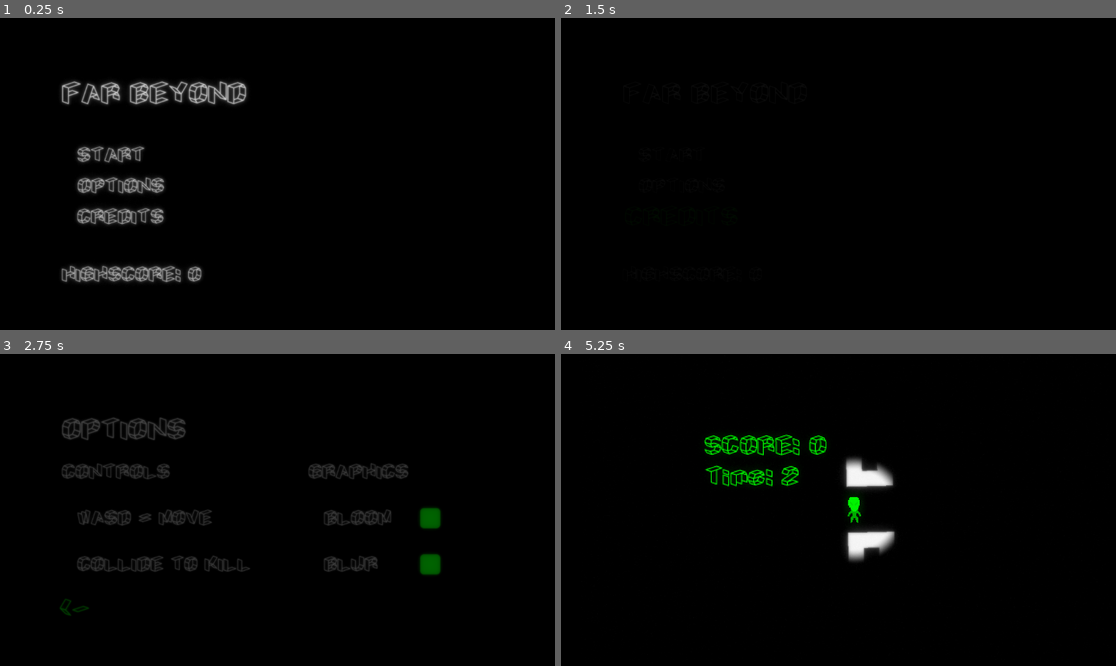
Above: before the commit, frames 1-4 (two rows, left to right).
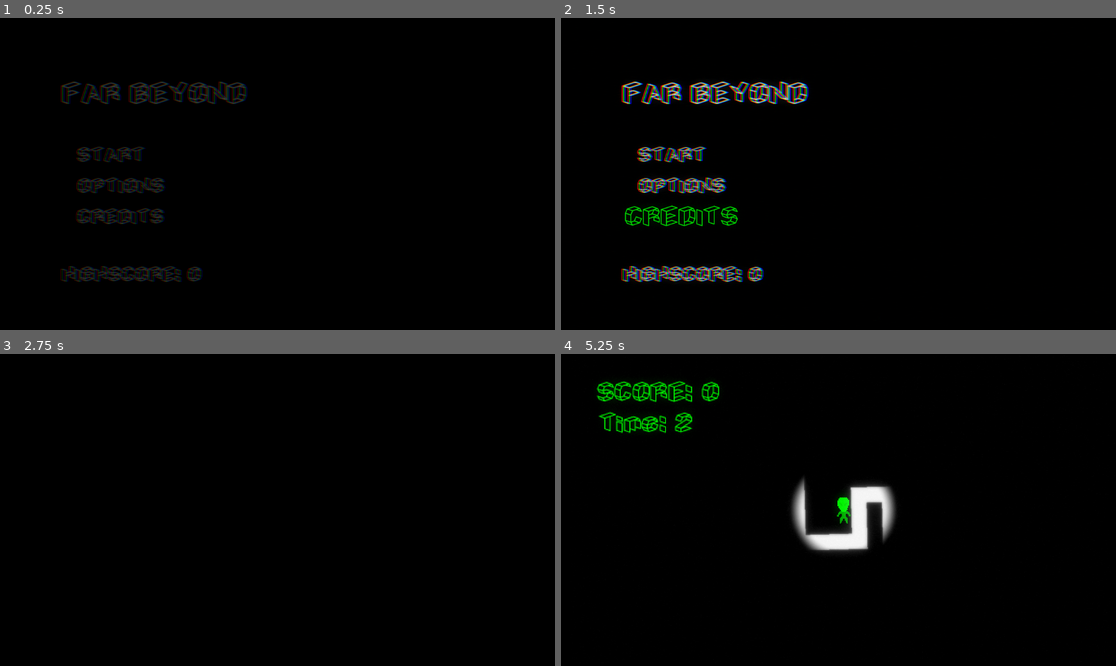
Above: after the commit, the same moments.

Repository: yokai0baka/far-beyond
Game: Godot game, scene res://scenes/levels/menu.tscn
Two runs of this game, one before a commit and one after it. Both use one fixed random seed, a clock stepped at 60 frames per second and the inputs below. The engine's default icon, where the game draws it, is replaced by a stand-in: a white triangle on a blue panel in a dark square.
Inputs (mouse positions are in pixels of both pictures, inside the frame that each line leads up to):
- Up to frame 1 (0.25 s): no input
- Up to frame 2 (1.5 s): click "OPTIONS" at 0.5 s; click "CREDITS" at 1.25 s
- Up to frame 3 (2.75 s): click "<-" at 2 s
- Up to frame 4 (5.25 s): click (1038, 609) at 2.77 s; click "START" at 3.5 s; click "START" at 4.25 s; tap Enter (Reset) at 5 s; move the mouse to (960, 494) at 5.02 s; hold D (Right) from 5.03 s (still down)

The runs differ from the first frame. In frame 1, 5.0% of the frame differs, in the area x 10-45%, y 20-85%; in frame 2, 4.4%; in frame 3, 3.3%; in frame 4, 5.9%, in the area x 6-61%, y 8-67%.

Commit message:
Bug fixes and another improvement on combat

Diff:
--- a/global/scenes/vfx.tscn
+++ b/global/scenes/vfx.tscn
@@ -2,6 +2,7 @@
 
 [ext_resource type="Shader" uid="uid://b3qxcd856ldrb" path="res://shaders/blur.gdshader" id="1_8u5de"]
 [ext_resource type="Script" uid="uid://cuilg5yqqf3ux" path="res://global/scripts/vfx.gd" id="1_hky1n"]
+[ext_resource type="Shader" uid="uid://b5u5d6ipxf7g1" path="res://shaders/chromatic_aberration.gdshader" id="3_r3ff7"]
 
 [sub_resource type="Environment" id="Environment_hky1n"]
 background_mode = 3
@@ -13,6 +14,12 @@
 [sub_resource type="ShaderMaterial" id="ShaderMaterial_o5l0w"]
 shader = ExtResource("1_8u5de")
 shader_parameter/blur_amount = 1.50000007125
+
+[sub_resource type="ShaderMaterial" id="ShaderMaterial_hhibl"]
+shader = ExtResource("3_r3ff7")
+shader_parameter/r_displacement = Vector2(3, 0)
+shader_parameter/g_displacement = Vector2(0, 0)
+shader_parameter/b_displacement = Vector2(-3, 0)
 
 [node name="VFX" type="Node" unique_id=275786583]
 script = ExtResource("1_hky1n")
@@ -27,3 +34,11 @@
 offset_top = -20.0
 offset_right = 1169.0
 offset_bottom = 659.0
+
+[node name="ChromaticAberration" type="ColorRect" parent="." unique_id=1592132908]
+material = SubResource("ShaderMaterial_hhibl")
+offset_left = -22.0
+offset_top = -20.0
+offset_right = 1167.0
+offset_bottom = 659.0
+color = Color(0, 0, 0, 1)
--- a/global/scripts/global.gd
+++ b/global/scripts/global.gd
@@ -10,11 +10,13 @@
 
 var bloom_active = true
 var blur_active = true
+var ca_active = true
 
 func _process(delta: float) -> void:
 	check_score()
 	time += delta
 
+# Manage score and highscore values
 func check_score():
 	if score > high_score:
 		high_score = score
--- a/global/scripts/vfx.gd
+++ b/global/scripts/vfx.gd
@@ -2,7 +2,9 @@
 
 @onready var bloom: WorldEnvironment = $Bloom
 @onready var blur: ColorRect = $Blur
+@onready var ca: ColorRect = $ChromaticAberration
 
+# Change VFX visibility
 func _process(_delta: float) -> void:
 	if Global.bloom_active:
 		bloom.environment.glow_bloom = true
@@ -13,3 +15,8 @@
 		blur.visible = true
 	else:
 		blur.visible = false
+
+	if Global.ca_active:
+		ca.visible = true
+	else:
+		ca.visible = false
--- a/scenes/levels/main.tscn
+++ b/scenes/levels/main.tscn
@@ -97,7 +97,7 @@
 
 [node name="Player" parent="." unique_id=849415694 instance=ExtResource("1_72ix8")]
 z_index = 1
-position = Vector2(212, 504)
+position = Vector2(214, 551)
 
 [node name="Enemy" parent="." unique_id=1246730130 instance=ExtResource("2_y0acb")]
 position = Vector2(360, 500)
--- a/scenes/levels/options.tscn
+++ b/scenes/levels/options.tscn
@@ -126,28 +126,39 @@
 [node name="List2" type="Label" parent="." unique_id=1081550512]
 offset_left = 672.0
 offset_top = 320.0
-offset_right = 832.0
-offset_bottom = 461.0
+offset_right = 908.0
+offset_bottom = 557.0
 text = "BLOOM
 
-BLUR"
+BLUR
+
+CHROMATIC"
 label_settings = SubResource("LabelSettings_pbjkc")
 
 [node name="ButtonBloom" type="Button" parent="." unique_id=1912477235]
 modulate = Color(0, 1, 0, 1)
-offset_left = 864.0
+offset_left = 960.0
 offset_top = 312.0
-offset_right = 922.0
+offset_right = 1018.0
 offset_bottom = 370.0
 icon = ExtResource("4_pbjkc")
 flat = true
 
 [node name="ButtonBlur" type="Button" parent="." unique_id=1348641839]
 modulate = Color(0, 1, 0, 1)
-offset_left = 864.0
+offset_left = 960.0
 offset_top = 408.0
-offset_right = 922.0
+offset_right = 1018.0
 offset_bottom = 466.0
+icon = ExtResource("4_pbjkc")
+flat = true
+
+[node name="ButtonChromatic" type="Button" parent="." unique_id=2076058098]
+modulate = Color(0, 1, 0, 1)
+offset_left = 960.0
+offset_top = 504.0
+offset_right = 1018.0
+offset_bottom = 562.0
 icon = ExtResource("4_pbjkc")
 flat = true
 
@@ -178,6 +189,7 @@
 
 [connection signal="pressed" from="ButtonBloom" to="." method="_on_button_bloom_pressed"]
 [connection signal="pressed" from="ButtonBlur" to="." method="_on_button_blur_pressed"]
+[connection signal="pressed" from="ButtonChromatic" to="." method="_on_button_chromatic_pressed"]
 [connection signal="mouse_entered" from="ButtonBack" to="." method="_on_button_back_mouse_entered"]
 [connection signal="mouse_exited" from="ButtonBack" to="." method="_on_button_back_mouse_exited"]
 [connection signal="pressed" from="ButtonBack" to="." method="_on_button_back_pressed"]
--- a/scenes/npcs/enemy.tscn
+++ b/scenes/npcs/enemy.tscn
@@ -5,6 +5,8 @@
 [ext_resource type="Script" uid="uid://blw3iukyg61xk" path="res://scripts/states/state_machine.gd" id="3_kc8xr"]
 [ext_resource type="Script" uid="uid://r06cggvbmi5f" path="res://scripts/states/enemy/enemy_idle.gd" id="4_tj0q7"]
 [ext_resource type="Script" uid="uid://c60devy7f1h3k" path="res://scripts/states/enemy/enemy_follow.gd" id="5_d7yn8"]
+[ext_resource type="Texture2D" uid="uid://n2etsfsr2844" path="res://assets/sprites/white-circle-border.png" id="6_t5s0c"]
+[ext_resource type="Texture2D" uid="uid://c73hoa205p4cr" path="res://assets/sprites/full-circle.png" id="7_l0lj6"]
 
 [sub_resource type="RectangleShape2D" id="RectangleShape2D_1ebcy"]
 size = Vector2(28, 30)
@@ -15,11 +17,86 @@
 [sub_resource type="CircleShape2D" id="CircleShape2D_t5s0c"]
 radius = 69.065186
 
+[sub_resource type="Animation" id="Animation_18hev"]
+length = 0.001
+tracks/0/type = "value"
+tracks/0/imported = false
+tracks/0/enabled = true
+tracks/0/path = NodePath("Fill:visible")
+tracks/0/interp = 1
+tracks/0/loop_wrap = true
+tracks/0/keys = {
+"times": PackedFloat32Array(0),
+"transitions": PackedFloat32Array(1),
+"update": 1,
+"values": [false]
+}
+tracks/1/type = "value"
+tracks/1/imported = false
+tracks/1/enabled = true
+tracks/1/path = NodePath("Fill:scale")
+tracks/1/interp = 1
+tracks/1/loop_wrap = true
+tracks/1/keys = {
+"times": PackedFloat32Array(0),
+"transitions": PackedFloat32Array(1),
+"update": 0,
+"values": [Vector2(0, 0)]
+}
+
+[sub_resource type="Animation" id="Animation_l0lj6"]
+resource_name = "prepare_attack"
+length = 0.5
+tracks/0/type = "value"
+tracks/0/imported = false
+tracks/0/enabled = true
+tracks/0/path = NodePath("Fill:visible")
+tracks/0/interp = 1
+tracks/0/loop_wrap = true
+tracks/0/keys = {
+"times": PackedFloat32Array(0),
+"transitions": PackedFloat32Array(1),
+"update": 1,
+"values": [true]
+}
+tracks/1/type = "value"
+tracks/1/imported = false
+tracks/1/enabled = true
+tracks/1/path = NodePath("Fill:scale")
+tracks/1/interp = 1
+tracks/1/loop_wrap = true
+tracks/1/keys = {
+"times": PackedFloat32Array(0, 0.5),
+"transitions": PackedFloat32Array(1, 1),
+"update": 0,
+"values": [Vector2(0, 0), Vector2(0.06383909, 0.06383909)]
+}
+tracks/2/type = "method"
+tracks/2/imported = false
+tracks/2/enabled = true
+tracks/2/path = NodePath("..")
+tracks/2/interp = 1
+tracks/2/loop_wrap = true
+tracks/2/keys = {
+"times": PackedFloat32Array(0.5),
+"transitions": PackedFloat32Array(1),
+"values": [{
+"args": [],
+"method": &"trigger_attack"
+}]
+}
+
+[sub_resource type="AnimationLibrary" id="AnimationLibrary_18hev"]
+_data = {
+&"RESET": SubResource("Animation_18hev"),
+&"prepare_attack": SubResource("Animation_l0lj6")
+}
+
 [node name="Enemy" type="CharacterBody2D" unique_id=1246730130 groups=["Enemy"]]
-modulate = Color(0, 0.5176471, 1, 1)
 script = ExtResource("1_wk5vr")
 
 [node name="Sprite2D" type="Sprite2D" parent="." unique_id=788978003]
+modulate = Color(0, 0.08626795, 1, 1)
 scale = Vector2(0.25, 0.25)
 texture = ExtResource("1_1ebcy")
 
@@ -40,9 +117,9 @@
 enemy = NodePath("../..")
 metadata/_custom_type_script = "uid://c60devy7f1h3k"
 
-[node name="Area2D" type="Area2D" parent="." unique_id=1740708417]
+[node name="Deathzone" type="Area2D" parent="." unique_id=1740708417]
 
-[node name="CollisionShape2D" type="CollisionShape2D" parent="Area2D" unique_id=1706284542]
+[node name="CollisionShape2D" type="CollisionShape2D" parent="Deathzone" unique_id=1706284542]
 shape = SubResource("CircleShape2D_d7yn8")
 
 [node name="Killzone" type="Area2D" parent="." unique_id=662627938]
@@ -50,7 +127,20 @@
 [node name="CollisionShape2D" type="CollisionShape2D" parent="Killzone" unique_id=312839433]
 shape = SubResource("CircleShape2D_t5s0c")
 
-[connection signal="body_entered" from="Area2D" to="." method="_on_area_2d_body_entered"]
-[connection signal="body_exited" from="Area2D" to="." method="_on_area_2d_body_exited"]
+[node name="AnimationPlayer" type="AnimationPlayer" parent="Killzone" unique_id=54149071]
+libraries/ = SubResource("AnimationLibrary_18hev")
+
+[node name="Border" type="Sprite2D" parent="Killzone" unique_id=1710279670]
+modulate = Color(1, 0, 0, 1)
+scale = Vector2(0.073, 0.07299999)
+texture = ExtResource("6_t5s0c")
+
+[node name="Fill" type="Sprite2D" parent="Killzone" unique_id=148593475]
+visible = false
+modulate = Color(1, 0, 0, 0.39215687)
+scale = Vector2(1e-05, 1e-05)
+texture = ExtResource("7_l0lj6")
+
+[connection signal="body_entered" from="Deathzone" to="." method="_on_deathzone_body_entered"]
 [connection signal="body_entered" from="Killzone" to="." method="_on_killzone_body_entered"]
 [connection signal="body_exited" from="Killzone" to="." method="_on_killzone_body_exited"]
--- a/scenes/player/player.tscn
+++ b/scenes/player/player.tscn
@@ -25,6 +25,30 @@
 "update": 0,
 "values": [0.0250000011875]
 }
+tracks/1/type = "value"
+tracks/1/imported = false
+tracks/1/enabled = true
+tracks/1/path = NodePath(".:material:shader_parameter/penumbra")
+tracks/1/interp = 1
+tracks/1/loop_wrap = true
+tracks/1/keys = {
+"times": PackedFloat32Array(0),
+"transitions": PackedFloat32Array(1),
+"update": 0,
+"values": [0.05]
+}
+tracks/2/type = "value"
+tracks/2/imported = false
+tracks/2/enabled = true
+tracks/2/path = NodePath("../../GPUParticles2D:emitting")
+tracks/2/interp = 1
+tracks/2/loop_wrap = true
+tracks/2/keys = {
+"times": PackedFloat32Array(0),
+"transitions": PackedFloat32Array(1),
+"update": 1,
+"values": [false]
+}
 
 [sub_resource type="Animation" id="Animation_p47bc"]
 resource_name = "idle"
@@ -51,7 +75,7 @@
 tracks/0/interp = 1
 tracks/0/loop_wrap = true
 tracks/0/keys = {
-"times": PackedFloat32Array(0, 0.5, 2.4666667),
+"times": PackedFloat32Array(0, 0.5, 2.5),
 "transitions": PackedFloat32Array(1, 1, 1),
 "update": 0,
 "values": [0.0750000035625, 0.50000002375, 0.0750000035625]
@@ -71,21 +95,44 @@
 "times": PackedFloat32Array(0.16666667)
 }
 tracks/1/use_blend = true
-tracks/2/type = "audio"
+tracks/2/type = "value"
 tracks/2/imported = false
 tracks/2/enabled = true
-tracks/2/path = NodePath("../../AudioStreamPlayer2D")
+tracks/2/path = NodePath(".:material:shader_parameter/penumbra")
 tracks/2/interp = 1
 tracks/2/loop_wrap = true
 tracks/2/keys = {
-"clips": [{
-"end_offset": 0.09,
-"start_offset": 0.07,
-"stream": ExtResource("3_5gtgg")
-}],
-"times": PackedFloat32Array(0.03333334)
-}
-tracks/2/use_blend = true
+"times": PackedFloat32Array(0, 0.5, 2.5),
+"transitions": PackedFloat32Array(1, 1, 1),
+"update": 0,
+"values": [0.1, 5.0, 0.1]
+}
+tracks/3/type = "method"
+tracks/3/imported = false
+tracks/3/enabled = true
+tracks/3/path = NodePath("../..")
+tracks/3/interp = 1
+tracks/3/loop_wrap = true
+tracks/3/keys = {
+"times": PackedFloat32Array(0),
+"transitions": PackedFloat32Array(1),
+"values": [{
+"args": [],
+"method": &"frenzy"
+}]
+}
+tracks/4/type = "value"
+tracks/4/imported = false
+tracks/4/enabled = true
+tracks/4/path = NodePath("../../GPUParticles2D:emitting")
+tracks/4/interp = 1
+tracks/4/loop_wrap = true
+tracks/4/keys = {
+"times": PackedFloat32Array(0, 2.5),
+"transitions": PackedFloat32Array(1, 1),
+"update": 1,
+"values": [true, false]
+}
 
 [sub_resource type="AnimationLibrary" id="AnimationLibrary_p47bc"]
 _data = {
@@ -96,6 +143,11 @@
 
 [sub_resource type="RectangleShape2D" id="RectangleShape2D_dovo2"]
 size = Vector2(64, 116)
+
+[sub_resource type="ParticleProcessMaterial" id="ParticleProcessMaterial_h17s1"]
+lifetime_randomness = 0.12
+particle_flag_disable_z = true
+gravity = Vector3(0, 0, 0)
 
 [sub_resource type="Animation" id="Animation_75vfm"]
 length = 0.001
@@ -785,6 +837,15 @@
 position = Vector2(0, 0.5)
 scale = Vector2(0.25, 0.25)
 shape = SubResource("RectangleShape2D_dovo2")
+
+[node name="GPUParticles2D" type="GPUParticles2D" parent="." unique_id=1782731584]
+modulate = Color(0, 1, 0, 0.5882353)
+emitting = false
+amount = 6
+texture = ExtResource("2_lvxji")
+lifetime = 0.5
+interp_to_end = 0.1
+process_material = SubResource("ParticleProcessMaterial_h17s1")
 
 [node name="AudioStreamPlayer2D" type="AudioStreamPlayer2D" parent="." unique_id=1603391986]
 volume_db = 5.0
@@ -824,24 +885,24 @@
 [node name="HUD" type="Control" parent="Camera2D" unique_id=1427133112]
 layout_mode = 3
 anchors_preset = 0
-offset_right = 40.0
-offset_bottom = 40.0
+offset_left = -256.0
+offset_top = -136.0
+offset_right = -216.0
+offset_bottom = -96.0
 
 [node name="LabelScore" type="Label" parent="Camera2D/HUD" unique_id=708715731]
 layout_mode = 0
-offset_left = -156.39725
-offset_top = -79.92433
-offset_right = -47.397247
-offset_bottom = -49.92433
+offset_right = 109.0
+offset_bottom = 30.0
 text = "SCORE: "
 label_settings = SubResource("LabelSettings_v42im")
 
 [node name="LabelTime" type="Label" parent="Camera2D/HUD" unique_id=919664627]
 layout_mode = 0
-offset_left = -154.72252
-offset_top = -47.968193
-offset_right = -84.72252
-offset_bottom = -17.968193
+offset_left = 1.6747284
+offset_top = 31.956139
+offset_right = 71.67473
+offset_bottom = 61.95614
 text = "TIME:"
 label_settings = SubResource("LabelSettings_npwbq")
 
@@ -853,6 +914,9 @@
 
 [node name="CassinoAnimation" type="AnimationPlayer" parent="Camera2D/CassinoEffect" unique_id=1824528447]
 libraries/ = SubResource("AnimationLibrary_h17s1")
+
+[node name="KillAudio" type="AudioStreamPlayer2D" parent="Camera2D/CassinoEffect" unique_id=118069219]
+stream = ExtResource("3_5gtgg")
 
 [node name="Label" type="Label" parent="Camera2D/CassinoEffect" unique_id=1323413982]
 visible = false
--- a/scripts/levels/credits.gd
+++ b/scripts/levels/credits.gd
@@ -8,6 +8,9 @@
 const FONT_SIZE_HOVER  := 42
 const COLOR_NORMAL := Color.WHITE
 const COLOR_HOVER  := Color.GREEN
+
+func _ready() -> void:
+	animation_player.play_backwards("fade")
 
 func on_hover(label: Label) -> void:
 	label.label_settings.font_size = FONT_SIZE_HOVER
--- a/scripts/levels/menu.gd
+++ b/scripts/levels/menu.gd
@@ -13,21 +13,28 @@
 const COLOR_NORMAL := Color.WHITE
 const COLOR_HOVER  := Color.GREEN
 
+# Reset some game vars
 func _ready() -> void:
+	animation_player.play_backwards("fade")
+	Global.score = 0
 	Global.time = 0
 	Global.end_game = false
 
+# Set highscore on screen
 func _process(_delta: float) -> void:
 	highscore.text = "HIGHSCORE: " + str(Global.high_score)
 
+# Set color and font size on hover
 func on_hover(label: Label) -> void:
 	label.label_settings.font_size = FONT_SIZE_HOVER
 	label.label_settings.font_color = COLOR_HOVER
 
+# Set normal color and font size
 func on_exit(label: Label) -> void:
 	label.label_settings.font_size = FONT_SIZE_NORMAL
 	label.label_settings.font_color = COLOR_NORMAL
 
+# Apply color and font changes / Active fade to next scene
 func _on_button_start_mouse_entered():   on_hover(label_start)
 func _on_button_start_mouse_exited():    on_exit(label_start)
 func _on_button_start_pressed() -> void:
@@ -36,6 +43,7 @@
 	await get_tree().process_frame
 	get_tree().change_scene_to_file("res://scenes/levels/main.tscn")
 
+# Apply color and font changes / Active fade to next scene
 func _on_button_options_mouse_entered(): on_hover(label_options)
 func _on_button_options_mouse_exited():  on_exit(label_options)
 func _on_button_options_pressed() -> void:
@@ -44,6 +52,7 @@
 	await get_tree().process_frame
 	get_tree().change_scene_to_file("res://scenes/levels/options.tscn")
 
+# Apply color and font changes / Active fade to next scene
 func _on_button_credits_mouse_entered(): on_hover(label_credits)
 func _on_button_credits_mouse_exited():  on_exit(label_credits)
 func _on_button_credits_pressed() -> void:
--- a/scripts/levels/options.gd
+++ b/scripts/levels/options.gd
@@ -4,6 +4,7 @@
 
 @onready var button_bloom: Button = $ButtonBloom
 @onready var button_blur: Button = $ButtonBlur
+@onready var button_chromatic: Button = $ButtonChromatic
 @onready var button_back: Button = $ButtonBack
 @onready var label_back: Label = $ButtonBack/LabelBack
 
@@ -15,14 +16,20 @@
 const COLOR_NORMAL := Color.WHITE
 const COLOR_HOVER  := Color.GREEN
 
+func _ready() -> void:
+	animation_player.play_backwards("fade")
+
+# Set color and font size on hover
 func on_hover(label: Label) -> void:
 	label.label_settings.font_size = FONT_SIZE_HOVER
 	label.label_settings.font_color = COLOR_HOVER
 
+# Set normal color and font size
 func on_exit(label: Label) -> void:
 	label.label_settings.font_size = FONT_SIZE_NORMAL
 	label.label_settings.font_color = COLOR_NORMAL
 
+# Change button appearence and Bloom activity
 func _on_button_bloom_pressed() -> void:
 	if Global.bloom_active:
 		button_bloom.modulate = Color(1, 1, 1)
@@ -31,6 +38,7 @@
 		button_bloom.modulate = Color(0, 1, 0)
 		Global.bloom_active = true
 
+# Change button appearence and Blur activity
 func _on_button_blur_pressed() -> void:
 	if Global.blur_active:
 		button_blur.modulate = Color(1, 1, 1)
@@ -39,6 +47,16 @@
 		button_blur.modulate = Color(0, 1, 0)
 		Global.blur_active = true
 
+# Change button appearence and Ca activity
+func _on_button_chromatic_pressed() -> void:
+	if Global.ca_active:
+		button_chromatic.modulate = Color(1, 1, 1)
+		Global.ca_active = false
+	else:
+		button_chromatic.modulate = Color(0, 1, 0)
+		Global.ca_active = true
+
+# Apply color and font changes / Active fade to next scene
 func _on_button_back_mouse_entered() -> void: on_hover(label_back)
 func _on_button_back_mouse_exited() -> void: on_exit(label_back)
 func _on_button_back_pressed() -> void:
--- a/scripts/npcs/enemy.gd
+++ b/scripts/npcs/enemy.gd
@@ -1,37 +1,35 @@
 extends CharacterBody2D
 class_name Enemy
 
-var kill_cooldown = 1
+@onready var animation_player: AnimationPlayer = $Killzone/AnimationPlayer
+
 var player_in_range = false
 
 func _physics_process(_delta: float) -> void:
 	move_and_slide()
 
-func _process(delta: float) -> void:
+func _process(_delta: float) -> void:
 	if player_in_range:
-		kill_cooldown -= 1 * delta
-		if kill_cooldown <= 0:
-			Global.end_game = true
+		self.animation_player.play("prepare_attack")
 	else:
-		kill_cooldown = 1
+		self.animation_player.play("RESET")
 
-func _on_area_2d_body_entered(body: Node2D) -> void:
+# Read MF
+func trigger_attack():
+	Global.end_game = true
+
+# If player in range trigger death
+func _on_deathzone_body_entered(body: Node2D) -> void:
 	if "Player" in body.name:
-		Global.in_enemy_range = true
-		check_attack()
+		Global.score += 1000
+		Global.apply_kill_effect = true
+		self.queue_free()
 
-func _on_area_2d_body_exited(_body: Node2D) -> void:
-	Global.in_enemy_range = false
-
-func check_attack():
-	Global.score += 1000
-	Global.apply_kill_effect = true
-	self.queue_free()
-
+# If player in range trigger attack
 func _on_killzone_body_entered(body: Node2D) -> void:
 	if "Player" in body.name:
 		player_in_range = true
 
+# If player off range set vars to normal
 func _on_killzone_body_exited(_body: Node2D) -> void:
 	player_in_range = false
-	kill_cooldown = 4
--- a/scripts/player/player.gd
+++ b/scripts/player/player.gd
@@ -5,9 +5,13 @@
 @onready var cassino_animation: AnimationPlayer = $Camera2D/CassinoEffect/CassinoAnimation
 @onready var end_animation: AnimationPlayer = $Camera2D/EndScreen/EndAnimation
 @onready var camera_2d: Camera2D = $Camera2D
+@onready var kill_audio: AudioStreamPlayer2D = $Camera2D/CassinoEffect/KillAudio
 
-const SPEED = 175.0
+var SPEED = 175.0
 
+var cassino_label = randi_range(1, 3)
+
+# Player movement
 func _physics_process(_delta: float) -> void:
 	var direction := Input.get_vector("Left", "Right", "Up", "Down")
 	if direction.x:
@@ -25,6 +29,7 @@
 func _process(_delta: float) -> void:
 	$Camera2D/HUD/LabelScore.text = "SCORE: " + str(Global.score)
 	$Camera2D/HUD/LabelTime.text = "Time: " + str(roundi(Global.time))
+	cassino_label = randi_range(1, 3)
 	kill()
 
 	if Global.end_game:
@@ -36,10 +41,22 @@
 		if Input.is_action_just_pressed("Reset"):
 			get_tree().change_scene_to_file("res://scenes/levels/menu.tscn")
 
+# Check Global var and apply kill efects
 func kill():
 	if Global.apply_kill_effect:
+		frenzy()
+		change_cassino_label()
+		kill_audio.play()
 		animation_player.play("taunt")
-		cassino_animation.play("jackpot1")
 		Global.apply_kill_effect = false
-		if cassino_animation.is_playing():
-			cassino_animation.play("jackpot2")
+
+# Change player SPEED on kill
+func frenzy():
+	SPEED = 250.0
+	await get_tree().create_timer(2).timeout
+	SPEED = 175.0
+
+# Sort kill labels
+func change_cassino_label():
+	cassino_animation.stop()
+	cassino_animation.play("jackpot" + str(cassino_label))
--- /dev/null
+++ b/shaders/chromatic_aberration.gdshader
@@ -0,0 +1,16 @@
+shader_type canvas_item;
+
+uniform sampler2D SCREEN_TEXTURE : hint_screen_texture, filter_linear_mipmap;
+
+uniform vec2 r_displacement = vec2(3.0, 0.0);
+uniform vec2 g_displacement = vec2(0.0, 0.0);
+uniform vec2 b_displacement = vec2(-3.0, 0.0);
+
+void fragment()
+{
+	float r = texture(SCREEN_TEXTURE, SCREEN_UV + vec2(SCREEN_PIXEL_SIZE*r_displacement), 0.0).r;
+	float g = texture(SCREEN_TEXTURE, SCREEN_UV + vec2(SCREEN_PIXEL_SIZE*g_displacement), 0.0).g;
+	float b = texture(SCREEN_TEXTURE, SCREEN_UV + vec2(SCREEN_PIXEL_SIZE*b_displacement), 0.0).b;
+
+	COLOR = vec4(r, g, b, 1.0);
+}
Binary file added: assets/sprites/full-circle.png
Not shown, added: assets/sprites/full-circle.png.import
Binary file added: assets/sprites/white-circle-border.png
Not shown, added: assets/sprites/white-circle-border.png.import
Not shown, added: shaders/chromatic_aberration.gdshader.uid
